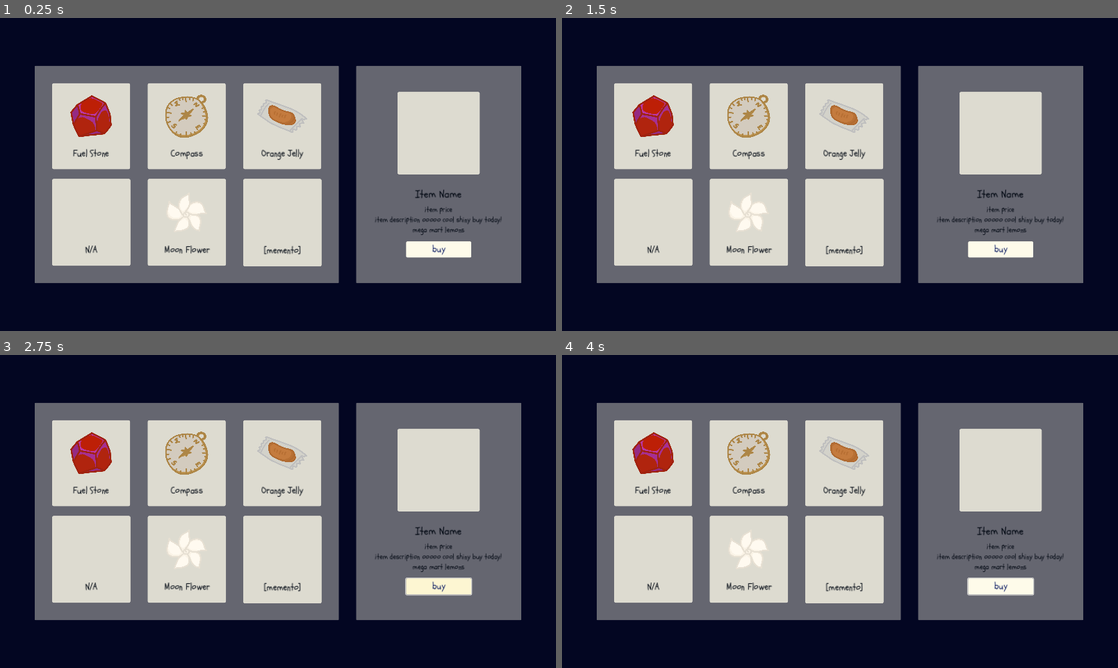
Above: before the commit, frames 1-4 (two rows, left to right).
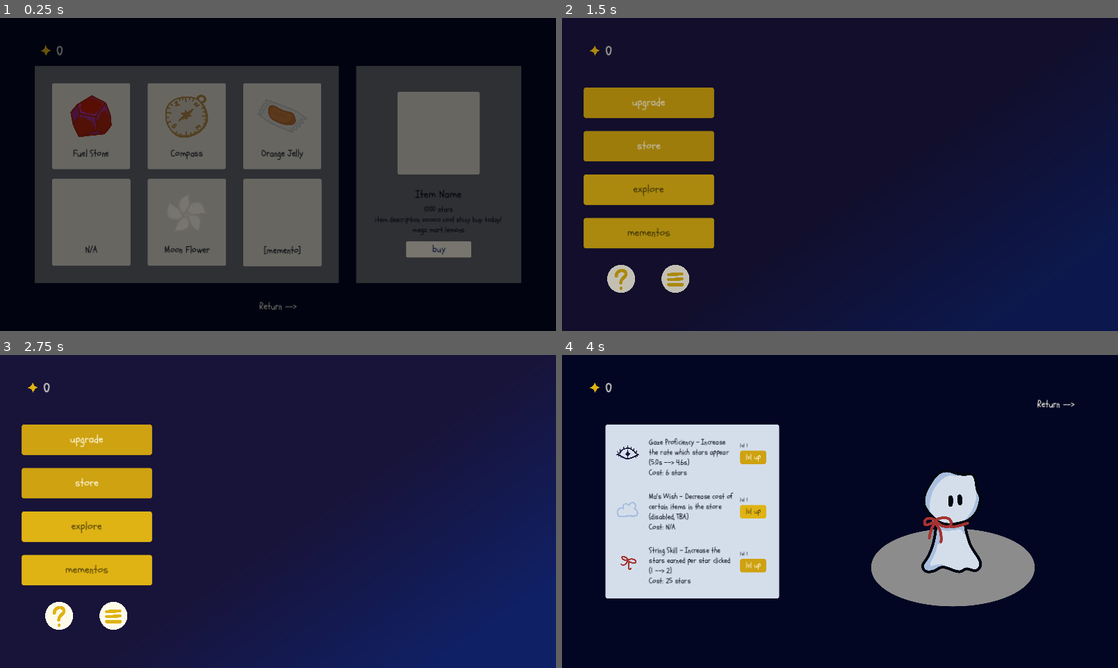
Above: after the commit, the same moments.

Repository: solicht88/I-am-a-Fluff
Game: Godot game, scene res://scenes/store/store.tscn
The game is run twice, just before and just after one commit, with the same random seed, the same clock (stepped at 60 frames per second) and the same inputs. This scene is started directly instead of the project's main scene.
Inputs (mouse positions are in pixels of both pictures, inside the frame that each line leads up to):
- Up to frame 1 (0.25 s): no input
- Up to frame 2 (1.5 s): click (840, 305) at 0.5 s, where only the run after the commit has a clickable "Return -->"; click (650, 146) at 1.25 s, where only the run after the commit has a clickable "store"
- Up to frame 3 (2.75 s): click (439, 586) at 2 s, where only the run before the commit has a clickable "buy"
- Up to frame 4 (4 s): click (650, 439) at 2.75 s, where only the run after the commit has a clickable "upgrade"; click (1056, 405) at 3.5 s, where only the run after the commit has a clickable "Return -->"

The runs differ from the first frame. In frame 1, 59% of the frame differs, in the area x 6-94%, y 8-94%; in frame 2, 71%; in frame 3, 78%, in the area x 3-100%, y 0-100%; in frame 4, 59%.

Commit message:
finish set up store interface, added fade in & function to move between store and main screen

Diff:
--- a/project.godot
+++ b/project.godot
@@ -18,7 +18,7 @@
 [autoload]
 
 Save="*res://scripts/global/save.gd"
-UpgText="*res://scripts/global/upgrade_text.gd"
+TextData="*res://scripts/global/text_data.gd"
 Global="*res://scripts/global.gd"
 
 [display]
--- a/scenes/characters/star_1.tscn
+++ b/scenes/characters/star_1.tscn
@@ -2,6 +2,21 @@
 
 [ext_resource type="Texture2D" uid="uid://chlao64su6uu1" path="res://img/characters/star1.png" id="1_k16j1"]
 [ext_resource type="Script" path="res://scripts/characters/star.gd" id="2_2exfd"]
+
+[sub_resource type="Animation" id="Animation_y3g1c"]
+length = 0.001
+tracks/0/type = "value"
+tracks/0/imported = false
+tracks/0/enabled = true
+tracks/0/path = NodePath("Sprite2D:self_modulate")
+tracks/0/interp = 1
+tracks/0/loop_wrap = true
+tracks/0/keys = {
+"times": PackedFloat32Array(0),
+"transitions": PackedFloat32Array(1),
+"update": 0,
+"values": [Color(1, 1, 1, 0)]
+}
 
 [sub_resource type="Animation" id="Animation_ubp8a"]
 resource_name = "appear"
@@ -17,21 +32,6 @@
 "transitions": PackedFloat32Array(1, 1),
 "update": 0,
 "values": [Color(1, 1, 1, 0), Color(1, 1, 1, 1)]
-}
-
-[sub_resource type="Animation" id="Animation_y3g1c"]
-length = 0.001
-tracks/0/type = "value"
-tracks/0/imported = false
-tracks/0/enabled = true
-tracks/0/path = NodePath("Sprite2D:self_modulate")
-tracks/0/interp = 1
-tracks/0/loop_wrap = true
-tracks/0/keys = {
-"times": PackedFloat32Array(0),
-"transitions": PackedFloat32Array(1),
-"update": 0,
-"values": [Color(1, 1, 1, 0)]
 }
 
 [sub_resource type="AnimationLibrary" id="AnimationLibrary_gxyg8"]
--- a/scenes/main/interface.tscn
+++ b/scenes/main/interface.tscn
@@ -74,7 +74,6 @@
 offset_bottom = 330.0
 mouse_default_cursor_shape = 2
 theme = ExtResource("1_l0ory")
-disabled = true
 text = "store"
 
 [node name="explore" type="Button" parent="."]
@@ -127,5 +126,6 @@
 texture_hover = ExtResource("9_no8pp")
 
 [connection signal="pressed" from="upgrade" to="." method="_on_upgrade_pressed"]
+[connection signal="pressed" from="store" to="." method="_on_store_pressed"]
 [connection signal="pressed" from="info" to="." method="_on_info_pressed"]
 [connection signal="pressed" from="menu_btn" to="." method="_on_menu_pressed"]
--- a/scenes/store/shop_interface.tscn
+++ b/scenes/store/shop_interface.tscn
@@ -1,11 +1,15 @@
-[gd_scene load_steps=10 format=3 uid="uid://wbpl5f454xx6"]
-
+[gd_scene load_steps=17 format=3 uid="uid://wbpl5f454xx6"]
+
+[ext_resource type="Script" path="res://scripts/store/shop_interface.gd" id="1_kl2le"]
 [ext_resource type="Texture2D" uid="uid://8rdl3fv4rg6g" path="res://img/items/fuel_stone.png" id="1_q3637"]
 [ext_resource type="Theme" uid="uid://ba7ehrhp4kipx" path="res://scenes/dark_text.tres" id="2_fll3y"]
 [ext_resource type="Texture2D" uid="uid://de8cvvxuhphf8" path="res://img/items/compass.png" id="3_20e6j"]
 [ext_resource type="Texture2D" uid="uid://diaqu5kd5t48j" path="res://img/items/moon_flower.png" id="4_v48ds"]
 [ext_resource type="Texture2D" uid="uid://c8npxx7o5fc2m" path="res://img/items/orange_jelly.png" id="5_k8uh8"]
 [ext_resource type="Theme" uid="uid://gfm5jyry675u" path="res://scenes/light_button.tres" id="6_qf2ww"]
+[ext_resource type="Texture2D" uid="uid://bgv26ft4px3kq" path="res://img/characters/star3.png" id="8_atpgt"]
+[ext_resource type="Theme" uid="uid://cju4d47giq4m6" path="res://scenes/button.tres" id="8_unj0j"]
+[ext_resource type="FontFile" uid="uid://bowrdqh4kjwdd" path="res://fonts/Schoolbell-Regular.ttf" id="9_dcbl7"]
 
 [sub_resource type="StyleBoxFlat" id="StyleBoxFlat_kekpb"]
 bg_color = Color(0.996078, 0.984314, 0.917647, 0.392157)
@@ -27,6 +31,24 @@
 corner_radius_top_right = 4
 corner_radius_bottom_right = 4
 corner_radius_bottom_left = 4
+
+[sub_resource type="StyleBoxEmpty" id="StyleBoxEmpty_562bb"]
+
+[sub_resource type="Theme" id="Theme_np78p"]
+Label/colors/font_color = Color(0.996078, 0.984314, 0.917647, 1)
+Label/colors/font_outline_color = Color(0.996078, 0.984314, 0.917647, 1)
+Label/colors/font_shadow_color = Color(0, 0, 0, 0)
+Label/constants/line_spacing = 3
+Label/constants/outline_size = 0
+Label/constants/shadow_offset_x = 1
+Label/constants/shadow_offset_y = 1
+Label/constants/shadow_outline_size = 1
+Label/font_sizes/font_size = 32
+Label/fonts/font = ExtResource("9_dcbl7")
+Label/styles/normal = SubResource("StyleBoxEmpty_562bb")
+
+[sub_resource type="StyleBoxFlat" id="StyleBoxFlat_m8npg"]
+bg_color = Color(0.6, 0.6, 0.6, 0)
 
 [node name="shop_interface" type="Control"]
 layout_mode = 3
@@ -35,6 +57,7 @@
 anchor_bottom = 1.0
 grow_horizontal = 2
 grow_vertical = 2
+script = ExtResource("1_kl2le")
 
 [node name="store" type="Panel" parent="."]
 layout_mode = 0
@@ -45,11 +68,13 @@
 theme_override_styles/panel = SubResource("StyleBoxFlat_kekpb")
 
 [node name="fuel" type="Panel" parent="store"]
+layout_mode = 0
 offset_left = 40.0
 offset_top = 40.0
 offset_right = 220.0
 offset_bottom = 240.0
 scale = Vector2(0.997672, 0.989173)
+mouse_default_cursor_shape = 2
 theme_override_styles/panel = SubResource("StyleBoxFlat_506qc")
 
 [node name="TextureRect" type="TextureRect" parent="store/fuel"]
@@ -74,15 +99,18 @@
 horizontal_alignment = 1
 
 [node name="Panel2" type="Panel" parent="store"]
+layout_mode = 0
 offset_left = 40.0
 offset_top = 260.0
 offset_right = 220.0
 offset_bottom = 460.0
 scale = Vector2(1.00205, 1)
+mouse_default_cursor_shape = 2
 theme_override_styles/panel = SubResource("StyleBoxFlat_506qc")
 
 [node name="TextureRect" type="TextureRect" parent="store/Panel2"]
 custom_minimum_size = Vector2(1024, 1024)
+layout_mode = 0
 offset_left = 13.0
 offset_right = 1037.0
 offset_bottom = 1024.0
@@ -90,6 +118,7 @@
 
 [node name="Label" type="Label" parent="store/Panel2"]
 custom_minimum_size = Vector2(150, 28)
+layout_mode = 0
 offset_left = 15.0
 offset_top = 150.0
 offset_right = 165.0
@@ -100,15 +129,18 @@
 horizontal_alignment = 1
 
 [node name="compass" type="Panel" parent="store"]
+layout_mode = 0
 offset_left = 260.0
 offset_top = 40.0
 offset_right = 440.0
 offset_bottom = 240.0
 scale = Vector2(0.997672, 0.989173)
+mouse_default_cursor_shape = 2
 theme_override_styles/panel = SubResource("StyleBoxFlat_506qc")
 
 [node name="TextureRect" type="TextureRect" parent="store/compass"]
 custom_minimum_size = Vector2(1024, 1024)
+layout_mode = 0
 offset_left = 13.0
 offset_right = 1037.0
 offset_bottom = 1024.0
@@ -117,6 +149,7 @@
 
 [node name="Label" type="Label" parent="store/compass"]
 custom_minimum_size = Vector2(150, 28)
+layout_mode = 0
 offset_left = 15.0
 offset_top = 150.0
 offset_right = 165.0
@@ -127,15 +160,18 @@
 horizontal_alignment = 1
 
 [node name="flower" type="Panel" parent="store"]
+layout_mode = 0
 offset_left = 260.0
 offset_top = 260.0
 offset_right = 440.0
 offset_bottom = 460.0
 scale = Vector2(1.00205, 1)
+mouse_default_cursor_shape = 2
 theme_override_styles/panel = SubResource("StyleBoxFlat_506qc")
 
 [node name="TextureRect" type="TextureRect" parent="store/flower"]
 custom_minimum_size = Vector2(1024, 1024)
+layout_mode = 0
 offset_left = 13.0
 offset_right = 1037.0
 offset_bottom = 1024.0
@@ -144,6 +180,7 @@
 
 [node name="Label" type="Label" parent="store/flower"]
 custom_minimum_size = Vector2(150, 28)
+layout_mode = 0
 offset_left = 15.0
 offset_top = 150.0
 offset_right = 165.0
@@ -154,15 +191,18 @@
 horizontal_alignment = 1
 
 [node name="jelly" type="Panel" parent="store"]
+layout_mode = 0
 offset_left = 480.0
 offset_top = 40.0
 offset_right = 660.0
 offset_bottom = 240.0
 scale = Vector2(0.997672, 0.989173)
+mouse_default_cursor_shape = 2
 theme_override_styles/panel = SubResource("StyleBoxFlat_506qc")
 
 [node name="TextureRect" type="TextureRect" parent="store/jelly"]
 custom_minimum_size = Vector2(1024, 1024)
+layout_mode = 0
 offset_left = 13.0
 offset_right = 1037.0
 offset_bottom = 1024.0
@@ -171,6 +211,7 @@
 
 [node name="Label" type="Label" parent="store/jelly"]
 custom_minimum_size = Vector2(150, 28)
+layout_mode = 0
 offset_left = 15.0
 offset_top = 150.0
 offset_right = 165.0
@@ -181,15 +222,18 @@
 horizontal_alignment = 1
 
 [node name="memento" type="Panel" parent="store"]
+layout_mode = 0
 offset_left = 480.0
 offset_top = 260.0
 offset_right = 660.0
 offset_bottom = 460.0
 scale = Vector2(1.00205, 1.0076)
+mouse_default_cursor_shape = 2
 theme_override_styles/panel = SubResource("StyleBoxFlat_506qc")
 
 [node name="TextureRect" type="TextureRect" parent="store/memento"]
 custom_minimum_size = Vector2(1024, 1024)
+layout_mode = 0
 offset_left = 13.0
 offset_right = 1037.0
 offset_bottom = 1024.0
@@ -197,6 +241,7 @@
 
 [node name="Label" type="Label" parent="store/memento"]
 custom_minimum_size = Vector2(150, 28)
+layout_mode = 0
 offset_left = 15.0
 offset_top = 150.0
 offset_right = 165.0
@@ -224,6 +269,12 @@
 scale = Vector2(0.997679, 0.998644)
 theme_override_styles/panel = SubResource("StyleBoxFlat_bn1e0")
 
+[node name="TextureRect" type="TextureRect" parent="selection/display"]
+custom_minimum_size = Vector2(190, 190)
+layout_mode = 0
+offset_right = 40.0
+offset_bottom = 40.0
+
 [node name="name" type="Label" parent="selection"]
 custom_minimum_size = Vector2(200, 33)
 layout_mode = 0
@@ -245,7 +296,7 @@
 offset_bottom = 380.0
 scale = Vector2(0.994668, 1)
 theme = ExtResource("2_fll3y")
-text = "item price
+text = "1000 stars
 item description ooooo cool shiny buy today! mega mart lemons"
 horizontal_alignment = 1
 autowrap_mode = 2
@@ -257,6 +308,56 @@
 offset_top = 404.0
 offset_right = 265.0
 offset_bottom = 440.0
+mouse_default_cursor_shape = 2
 theme = ExtResource("6_qf2ww")
 theme_override_font_sizes/font_size = 20
 text = "buy"
+
+[node name="star_img" type="TextureRect" parent="."]
+custom_minimum_size = Vector2(50, 50)
+layout_mode = 0
+offset_left = 80.0
+offset_top = 50.0
+offset_right = 130.0
+offset_bottom = 100.0
+texture = ExtResource("8_atpgt")
+expand_mode = 1
+
+[node name="counter" type="Label" parent="."]
+custom_minimum_size = Vector2(225, 44)
+layout_mode = 0
+offset_left = 130.0
+offset_top = 55.0
+offset_right = 355.0
+offset_bottom = 99.0
+theme = SubResource("Theme_np78p")
+text = "0"
+
+[node name="exit" type="Button" parent="."]
+custom_minimum_size = Vector2(86, 28)
+layout_mode = 0
+offset_left = 597.0
+offset_top = 650.0
+offset_right = 683.0
+offset_bottom = 678.0
+mouse_default_cursor_shape = 2
+theme = ExtResource("8_unj0j")
+theme_override_font_sizes/font_size = 20
+theme_override_styles/normal = SubResource("StyleBoxFlat_m8npg")
+theme_override_styles/hover = SubResource("StyleBoxFlat_m8npg")
+theme_override_styles/pressed = SubResource("StyleBoxFlat_m8npg")
+theme_override_styles/disabled = SubResource("StyleBoxFlat_m8npg")
+theme_override_styles/focus = SubResource("StyleBoxFlat_m8npg")
+text = "Return -->"
+
+[connection signal="mouse_entered" from="store/fuel" to="." method="_on_fuel_mouse_entered"]
+[connection signal="mouse_exited" from="store/fuel" to="." method="_on_fuel_mouse_exited"]
+[connection signal="mouse_entered" from="store/compass" to="." method="_on_compass_mouse_entered"]
+[connection signal="mouse_exited" from="store/compass" to="." method="_on_compass_mouse_exited"]
+[connection signal="mouse_entered" from="store/flower" to="." method="_on_flower_mouse_entered"]
+[connection signal="mouse_exited" from="store/flower" to="." method="_on_flower_mouse_exited"]
+[connection signal="mouse_entered" from="store/jelly" to="." method="_on_jelly_mouse_entered"]
+[connection signal="mouse_exited" from="store/jelly" to="." method="_on_jelly_mouse_exited"]
+[connection signal="mouse_entered" from="store/memento" to="." method="_on_memento_mouse_entered"]
+[connection signal="mouse_exited" from="store/memento" to="." method="_on_memento_mouse_exited"]
+[connection signal="pressed" from="exit" to="." method="_on_exit_pressed"]
--- a/scenes/upgrade/upg_interface.tscn
+++ b/scenes/upgrade/upg_interface.tscn
@@ -203,6 +203,7 @@
 
 [node name="TextureRect" type="TextureRect" parent="."]
 custom_minimum_size = Vector2(50, 50)
+layout_mode = 0
 offset_left = 50.0
 offset_top = 50.0
 offset_right = 100.0
@@ -211,6 +212,8 @@
 expand_mode = 1
 
 [node name="counter" type="Label" parent="."]
+custom_minimum_size = Vector2(225, 44)
+layout_mode = 0
 offset_left = 100.0
 offset_top = 55.0
 offset_right = 325.0
--- a/scripts/global.gd
+++ b/scripts/global.gd
@@ -1,3 +1,9 @@
 extends Node
 
 var transition_node = preload("res://scenes/transition_animation.tscn")
+
+# format: [name, price, description]
+var item_data: Dictionary = {
+	"fuel": ["Fuel Stone", str(100*Save.save_data.price_mult) + " Stars", "Keep Puff warm while travelling the Milky Way"],
+	"compass": ["Compass", str(200*Save.save_data.price_mult) + " Stars", "Helps Puff keep track of directions while exploring"]
+}
--- a/scripts/global/save.gd
+++ b/scripts/global/save.gd
@@ -9,7 +9,8 @@
 	"stars": [],
 	"gaze_lvl": 1,
 	"wish_lvl": 1,
-	"string_lvl": 1
+	"string_lvl": 1,
+	"price_mult": 1
 }
 
 func save_game():
--- a/scripts/main/main_interface.gd
+++ b/scripts/main/main_interface.gd
@@ -36,3 +36,14 @@
 func _on_info_pressed():
 	var info_ui = info.instantiate()
 	get_parent().add_child(info_ui)
+
+
+func _on_store_pressed():
+	change_scene.emit()
+	get_parent().add_child(Global.transition_node.instantiate())
+	var transition = $"../transition_animation/transition_player"
+	transition.play("fade_in")
+	await get_tree().create_timer(0.5).timeout
+	$"../transition_animation".queue_free()
+	await get_tree().process_frame
+	get_tree().change_scene_to_file("res://scenes/store/store.tscn")
--- /dev/null
+++ b/scripts/store/shop_interface.gd
@@ -0,0 +1,71 @@
+extends Control
+
+signal item_bought
+
+var save = Save.save_data
+
+# Called when the node enters the scene tree for the first time.
+func _ready():
+	var parent = get_parent()
+
+	await parent.ready
+	parent.add_child(Global.transition_node.instantiate())
+	var transition = $"../transition_animation/transition_player"
+	var transition_node = $"../transition_animation"
+	transition_node.get_node("ColorRect").color.a = 255
+	transition.play("fade_out")
+	await get_tree().create_timer(0.5).timeout
+	$"../transition_animation".queue_free()
+
+# Called every frame. 'delta' is the elapsed time since the previous frame.
+func _process(_delta):
+	pass
+
+func _on_exit_pressed():
+	get_parent().add_child(Global.transition_node.instantiate())
+	var transition = $"../transition_animation/transition_player"
+	transition.play("fade_in")
+	await get_tree().create_timer(0.5).timeout
+	$"../transition_animation".queue_free()
+	get_tree().change_scene_to_file("res://scenes/main/main.tscn")
+
+func _mouse_entered():
+	Input.set_default_cursor_shape(Input.CURSOR_POINTING_HAND)
+
+func _mouse_exited():
+	Input.set_default_cursor_shape(Input.CURSOR_ARROW)
+
+# fuel preview
+func _on_fuel_mouse_entered():
+	_mouse_entered()
+
+func _on_fuel_mouse_exited():
+	_mouse_exited()
+
+# compass preview
+func _on_compass_mouse_entered():
+	_mouse_entered()
+
+func _on_compass_mouse_exited():
+	_mouse_exited()
+
+# flower preview
+func _on_flower_mouse_entered():
+	_mouse_entered()
+
+func _on_flower_mouse_exited():
+	_mouse_exited()
+
+# orange jelly preview
+func _on_jelly_mouse_entered():
+	_mouse_entered()
+
+func _on_jelly_mouse_exited():
+	_mouse_exited()
+
+# memento shop preview
+func _on_memento_mouse_entered():
+	_mouse_entered()
+
+func _on_memento_mouse_exited():
+	_mouse_exited()
--- a/scripts/upgrade/upg_interface.gd
+++ b/scripts/upgrade/upg_interface.gd
@@ -9,7 +9,7 @@
 @onready var counter_label := $counter as Label
 
 var save = Save.save_data
-var upg = UpgText
+var upg = TextData
 
 var gaze_lvl = save.gaze_lvl
 var str_lvl = save.string_lvl
Not shown: 2 places in scenes/upgrade/upg_interface.tscn that only renumber resources
Renamed: scripts/global/upgrade_text.gd -> scripts/global/text_data.gd
